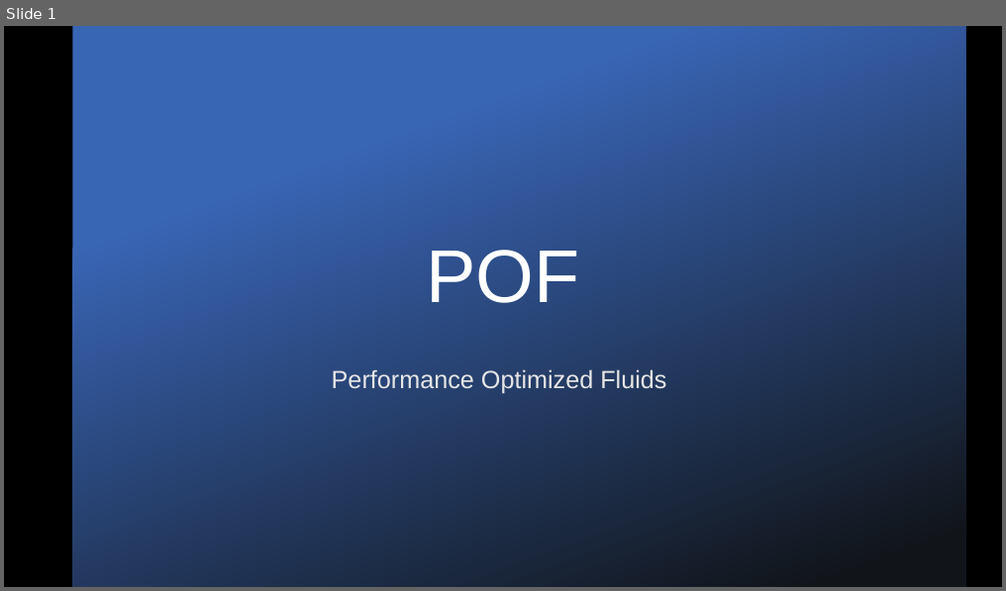
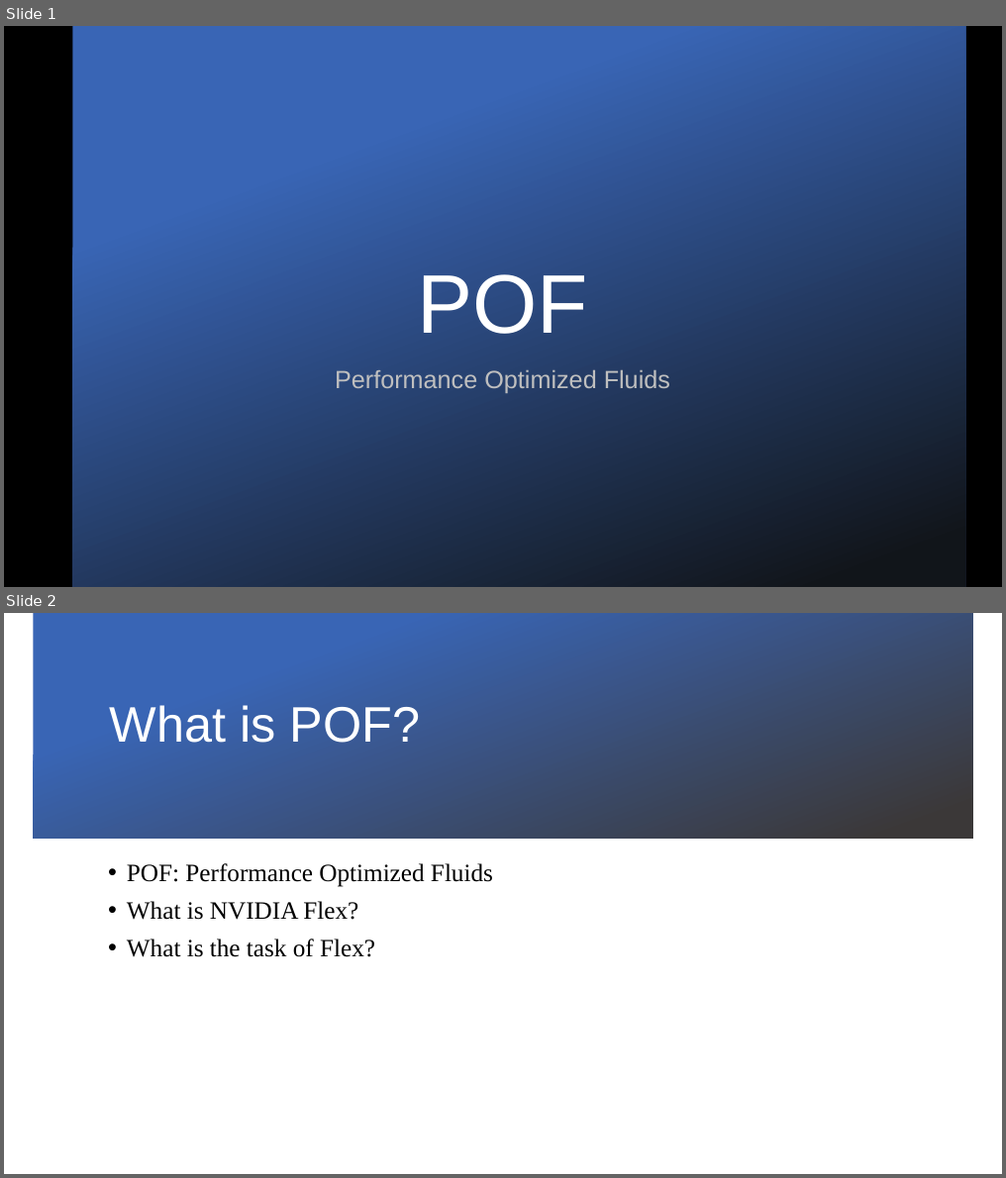
Before and after one commit to BudakBaran/POF, a slide deck: Docs/Documents/Slide/New version/POFslide v1.pptx. Shown one above the other, each under a label of ours: slide 1 before the commit, slides 1 and 2 after it. The pictures are 1006x591 and 1006x1178 pixels, drawn with LibreOffice and Linux fonts; fonts in the diff are those of the drawing; background and template pictures are left out. Boxes give left, top, right and bottom in pixels: in the first picture for what was removed or moved away, otherwise in the second. Text is boxed around its words. In the diff, an @@ line names an element or a change of style, - is before the commit and + after.

```diff
--- a/Docs/Documents/Slide/New version/POFslide v1.pptx
+++ b/Docs/Documents/Slide/New version/POFslide v1.pptx
@@ slide 2 added at <box>4,613,1002,1174</box>, background picture (left out) @@
@@ rectangle added at <box>33,613,973,839</box>, fill gradient #3965B5 to #3B3838 @@
@@ title added at <box>110,705,420,743</box>, 48 pt, text #FFFFFF @@
+What is POF?
@@ text added at <box>127,863,493,958</box>, 24 pt, text #000000 @@
+• POF: Performance Optimized Fluids
+• What is NVIDIA Flex?
+• What is the task of Flex?
@@ slide 1 changed as well @@
@@ title "POF": place and size @@
-title "POF" at <box>426,250,579,303</box>
+title "POF" at <box>418,274,588,334</box>
@@ title "POF" at <box>418,274,588,334</box>: size 72 to 80 pt @@
@@ text "Performance Optimized Fluids" at <box>335,370,670,393</box>: text colour #E7E6E6 to #BFBFBF @@
```
Also in this commit, not shown: 8 other slides changed, 1 other slide added, 2 slides removed, 46 other files.
